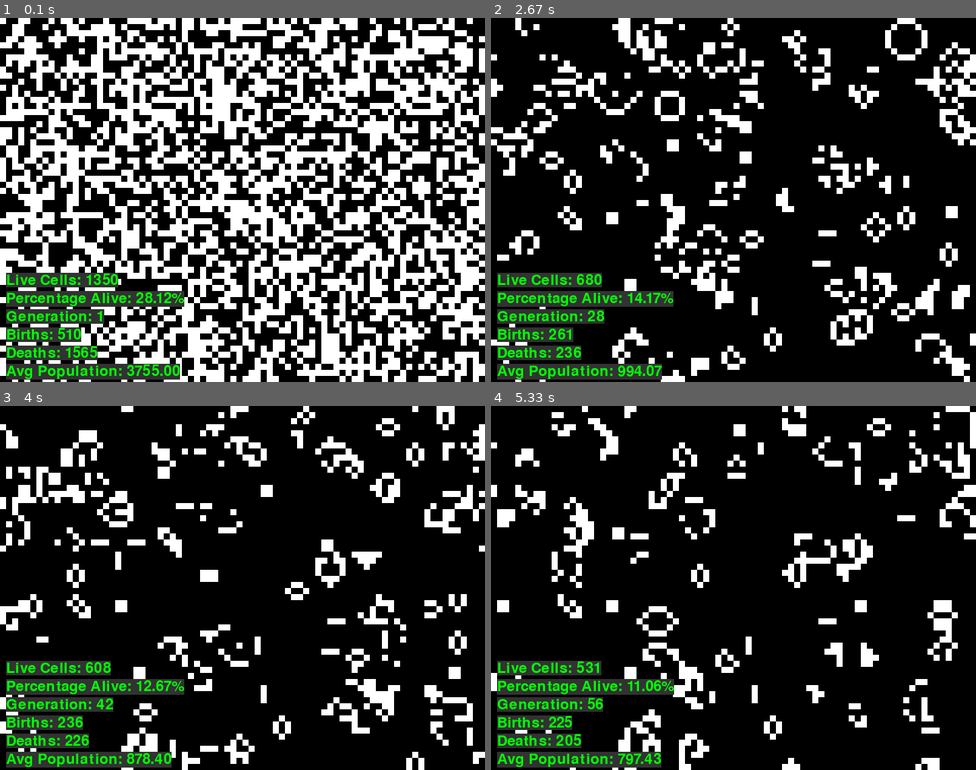
Above: before the commit, frames 1-4 (two rows, left to right).
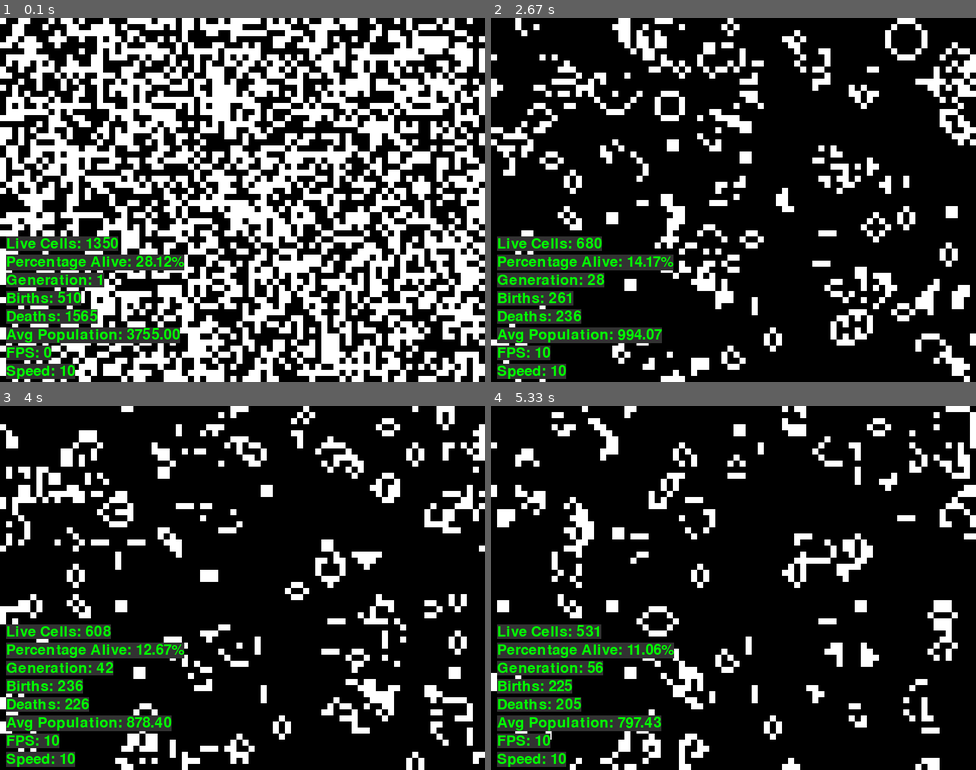
Above: after the commit, the same moments.

Repository: PawiX25/pygame-conways-game-of-life
Game: pygame game, started from game.py
Two runs of this game, one before a commit and one after it. Both use one fixed random seed, a clock stepped at 60 frames per second and the inputs below.
Inputs:
- Up to frame 1 (0.1 s): no input
- Up to frame 2 (2.67 s): hold Up 0.33-0.8 s; hold Down 0.83-1.13 s; hold Up 1.17-1.53 s; hold Down 1.57-1.93 s; hold Up 1.97-2.27 s; hold Down 2.3-2.6 s; hold Up from 2.63 s (still down)
- Up to frame 3 (4 s): release Up at 3 s; hold Down 3.03-3.4 s; hold Up 3.43-3.73 s; hold Down from 3.77 s (still down)
- Up to frame 4 (5.33 s): release Down at 4.07 s; hold Up 4.1-4.47 s; hold Down 4.5-4.87 s; hold Up 4.9-5.2 s; hold Down from 5.23 s (still down); tap Space at 5.3 s

The runs differ from the first frame. In frame 1, 7.5% of the frame differs, in the area x 1-38%, y 60-100%; in frame 2, 7.2%; in frame 3, 7.2%; in frame 4, 7.2%.

Commit message:
Add FPS and speed display to statistics

Diff:
--- a/game.py
+++ b/game.py
@@ -52,7 +52,7 @@
                 births += 1
     return new_grid, births, deaths
 
-def draw_statistics(grid, generation, births, deaths, avg_population):
+def draw_statistics(grid, generation, births, deaths, avg_population, speed):
     live_cells = np.sum(grid)
     total_cells = GRID_WIDTH * GRID_HEIGHT
     percentage_alive = (live_cells / total_cells) * 100
@@ -63,6 +63,8 @@
     births_text = f"Births: {births}"
     deaths_text = f"Deaths: {deaths}"
     avg_population_text = f"Avg Population: {avg_population:.2f}"
+    fps_text = f"FPS: {int(clock.get_fps())}"
+    speed_text = f"Speed: {speed}"
 
     live_cells_surface = font.render(live_cells_text, True, GREEN)
     percentage_surface = font.render(percentage_text, True, GREEN)
@@ -70,13 +72,17 @@
     births_surface = font.render(births_text, True, GREEN)
     deaths_surface = font.render(deaths_text, True, GREEN)
     avg_population_surface = font.render(avg_population_text, True, GREEN)
+    fps_surface = font.render(fps_text, True, GREEN)
+    speed_surface = font.render(speed_text, True, GREEN)
 
-    live_cells_rect = live_cells_surface.get_rect(topleft=(10, HEIGHT - 180))
-    percentage_rect = percentage_surface.get_rect(topleft=(10, HEIGHT - 150))
-    generation_rect = generation_surface.get_rect(topleft=(10, HEIGHT - 120))
-    births_rect = births_surface.get_rect(topleft=(10, HEIGHT - 90))
-    deaths_rect = deaths_surface.get_rect(topleft=(10, HEIGHT - 60))
-    avg_population_rect = avg_population_surface.get_rect(topleft=(10, HEIGHT - 30))
+    live_cells_rect = live_cells_surface.get_rect(topleft=(10, HEIGHT - 240))
+    percentage_rect = percentage_surface.get_rect(topleft=(10, HEIGHT - 210))
+    generation_rect = generation_surface.get_rect(topleft=(10, HEIGHT - 180))
+    births_rect = births_surface.get_rect(topleft=(10, HEIGHT - 150))
+    deaths_rect = deaths_surface.get_rect(topleft=(10, HEIGHT - 120))
+    avg_population_rect = avg_population_surface.get_rect(topleft=(10, HEIGHT - 90))
+    fps_rect = fps_surface.get_rect(topleft=(10, HEIGHT - 60))
+    speed_rect = speed_surface.get_rect(topleft=(10, HEIGHT - 30))
 
     pygame.draw.rect(screen, TEXT_BG_COLOR, live_cells_rect)
     pygame.draw.rect(screen, TEXT_BG_COLOR, percentage_rect)
@@ -84,6 +90,8 @@
     pygame.draw.rect(screen, TEXT_BG_COLOR, births_rect)
     pygame.draw.rect(screen, TEXT_BG_COLOR, deaths_rect)
     pygame.draw.rect(screen, TEXT_BG_COLOR, avg_population_rect)
+    pygame.draw.rect(screen, TEXT_BG_COLOR, fps_rect)
+    pygame.draw.rect(screen, TEXT_BG_COLOR, speed_rect)
 
     screen.blit(live_cells_surface, live_cells_rect.topleft)
     screen.blit(percentage_surface, percentage_rect.topleft)
@@ -91,6 +99,8 @@
     screen.blit(births_surface, births_rect.topleft)
     screen.blit(deaths_surface, deaths_rect.topleft)
     screen.blit(avg_population_surface, avg_population_rect.topleft)
+    screen.blit(fps_surface, fps_rect.topleft)
+    screen.blit(speed_surface, speed_rect.topleft)
 
 def main():
     grid = initialize_grid()
@@ -132,7 +142,7 @@
             total_population += np.sum(grid)
             avg_population = total_population / generation if generation != 0 else 0
 
-        draw_statistics(grid, generation, births, deaths, avg_population)
+        draw_statistics(grid, generation, births, deaths, avg_population, speed)
 
         pygame.display.flip()
         clock.tick(speed)
